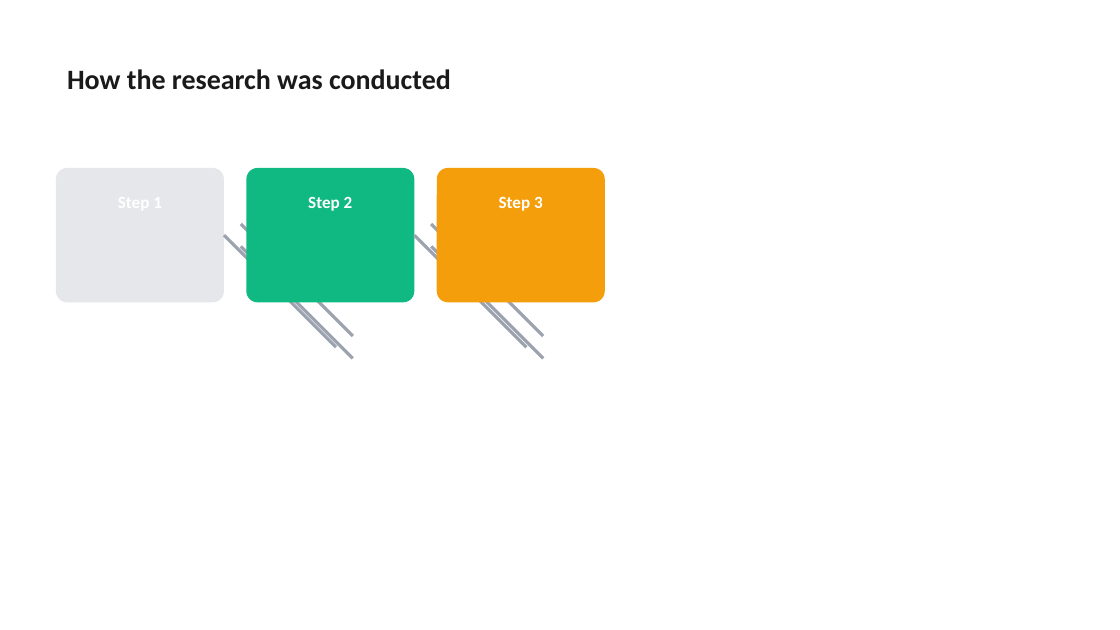
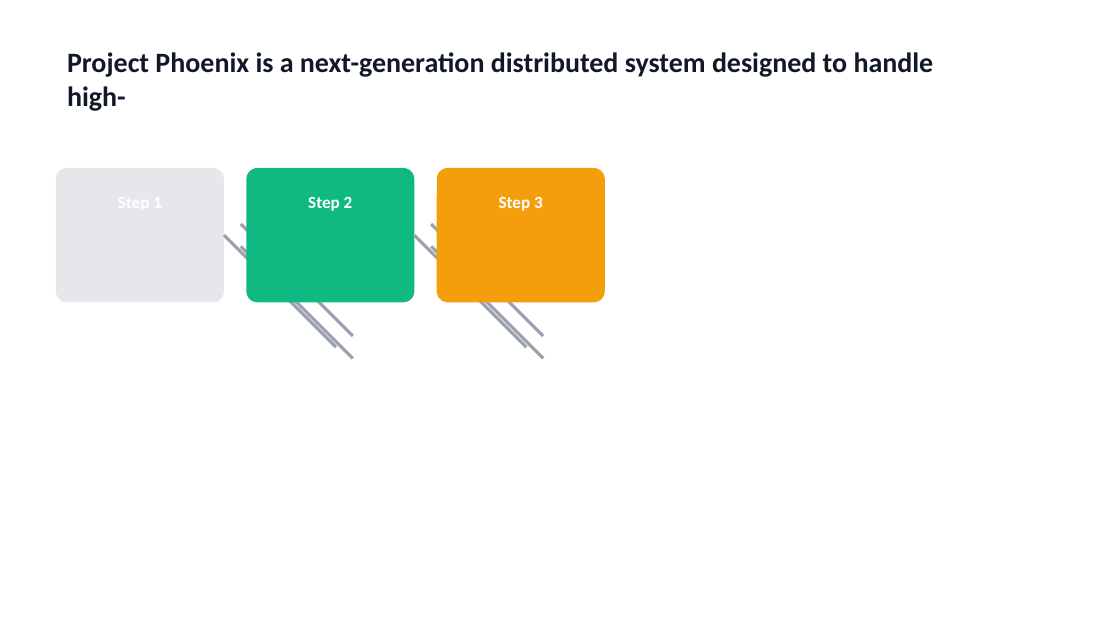
Before and after one commit to AdamYin007/Presentation-OS, a slide deck: slide 4 of examples/business-review/output.pptx. Drawn at 1120x630 pixels with LibreOffice and Linux fonts; fonts in the diff are those of the drawing. Boxes give left, top, right and bottom in pixels: in the first picture for what was removed or moved away, otherwise in the second. Text is boxed around its words. In the diff, an @@ line names an element or a change of style, - is before the commit and + after.

```diff
--- a/examples/business-review/output.pptx
+++ b/examples/business-review/output.pptx
@@ text at [67,52,934,111]: text changed; text colour #1A1A1A to #111827 @@
-How the research was conducted
+Project Phoenix is a next-generation distributed system designed to handle high-
```
Also in this commit, not shown: 6 other slides changed, 3 slides added, 3 slides removed, 1 other file.
